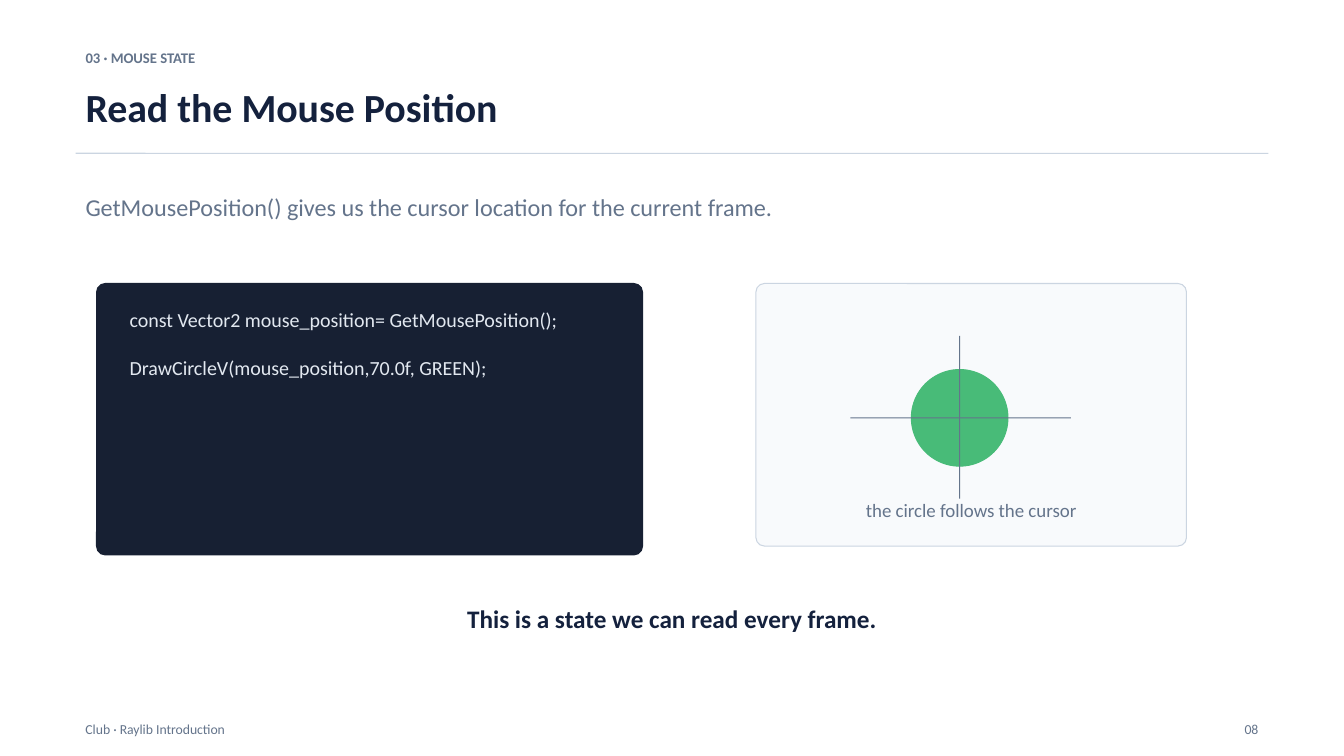
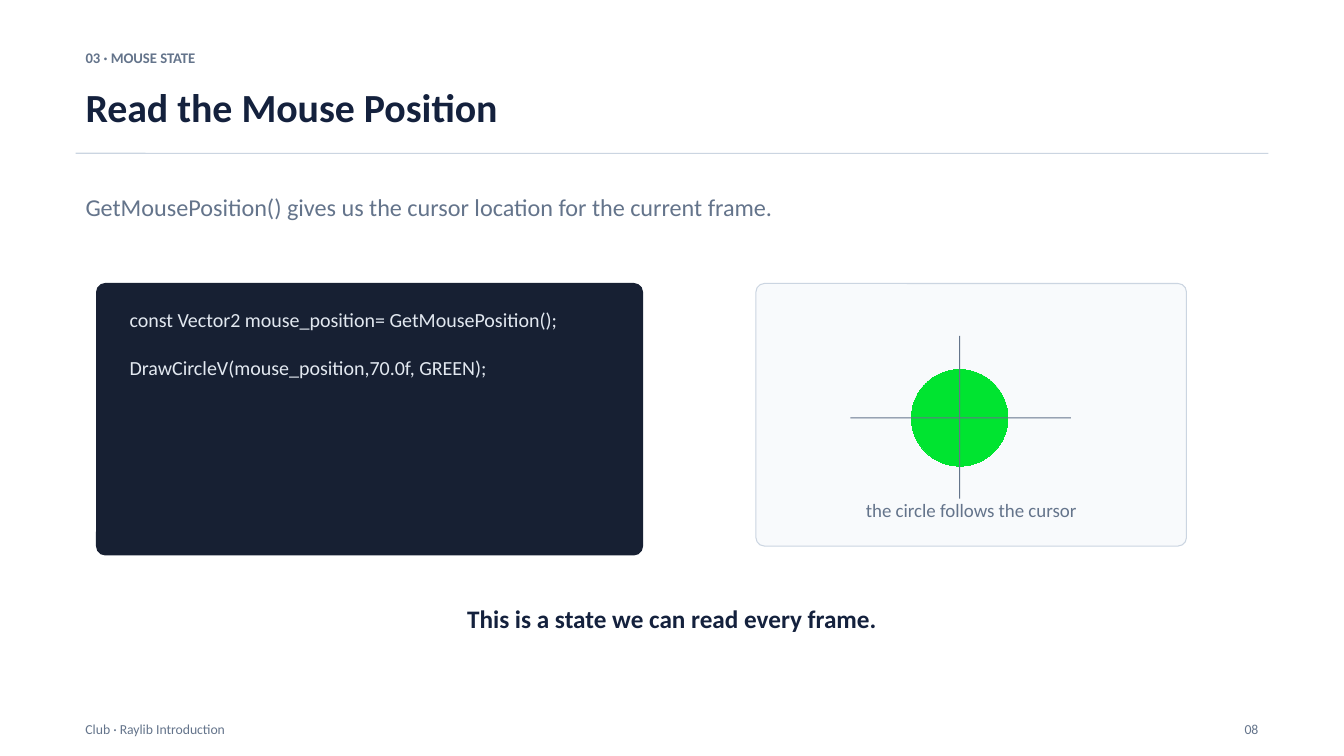
Before and after one commit to Akil0814/Club_code, a slide deck: slide 8 of 0-Introduction/raylib_club_introduction.pptx. Drawn at 1344x756 pixels with LibreOffice and Linux fonts; fonts in the diff are those of the drawing. Boxes give left, top, right and bottom in pixels: in the first picture for what was removed or moved away, otherwise in the second. Text is boxed around its words. In the diff, an @@ line names an element or a change of style, - is before the commit and + after.

```diff
--- a/0-Introduction/raylib_club_introduction.pptx
+++ b/0-Introduction/raylib_club_introduction.pptx
@@ ellipse at bbox=[911, 370, 1008, 467]: fill #48BB78 to #00E430; outline #48BB78 0.75 pt to #00E430 0.75 pt @@
```
Also in this commit, not shown: 2 other slides changed, 4 other files.
